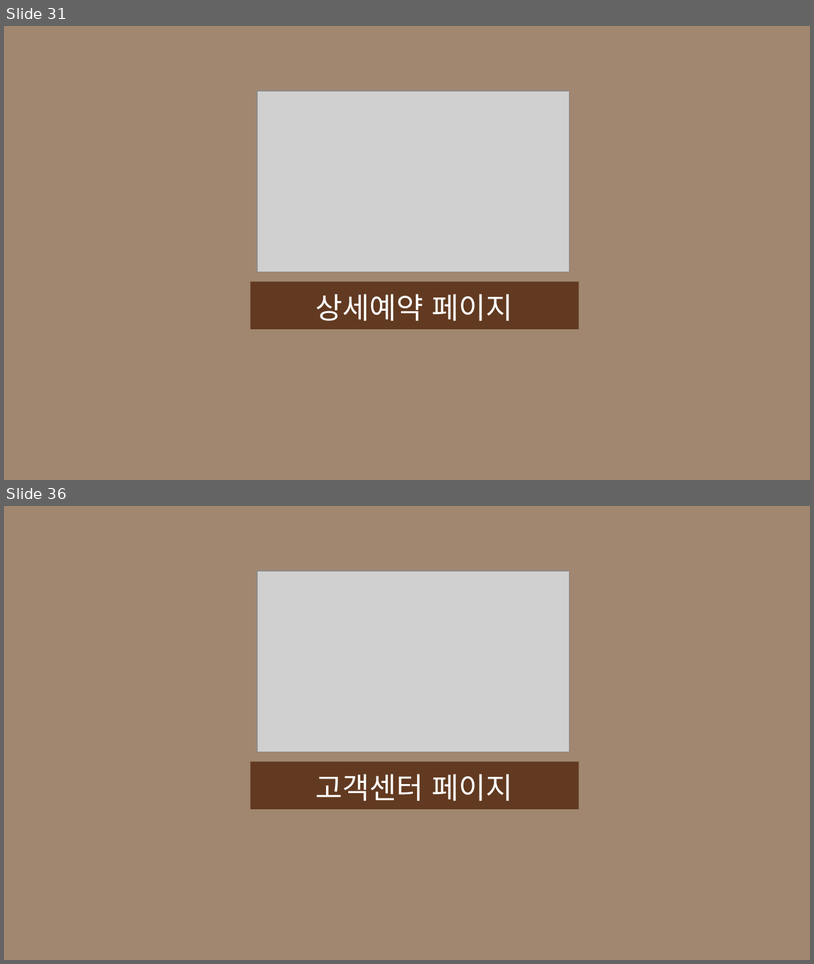
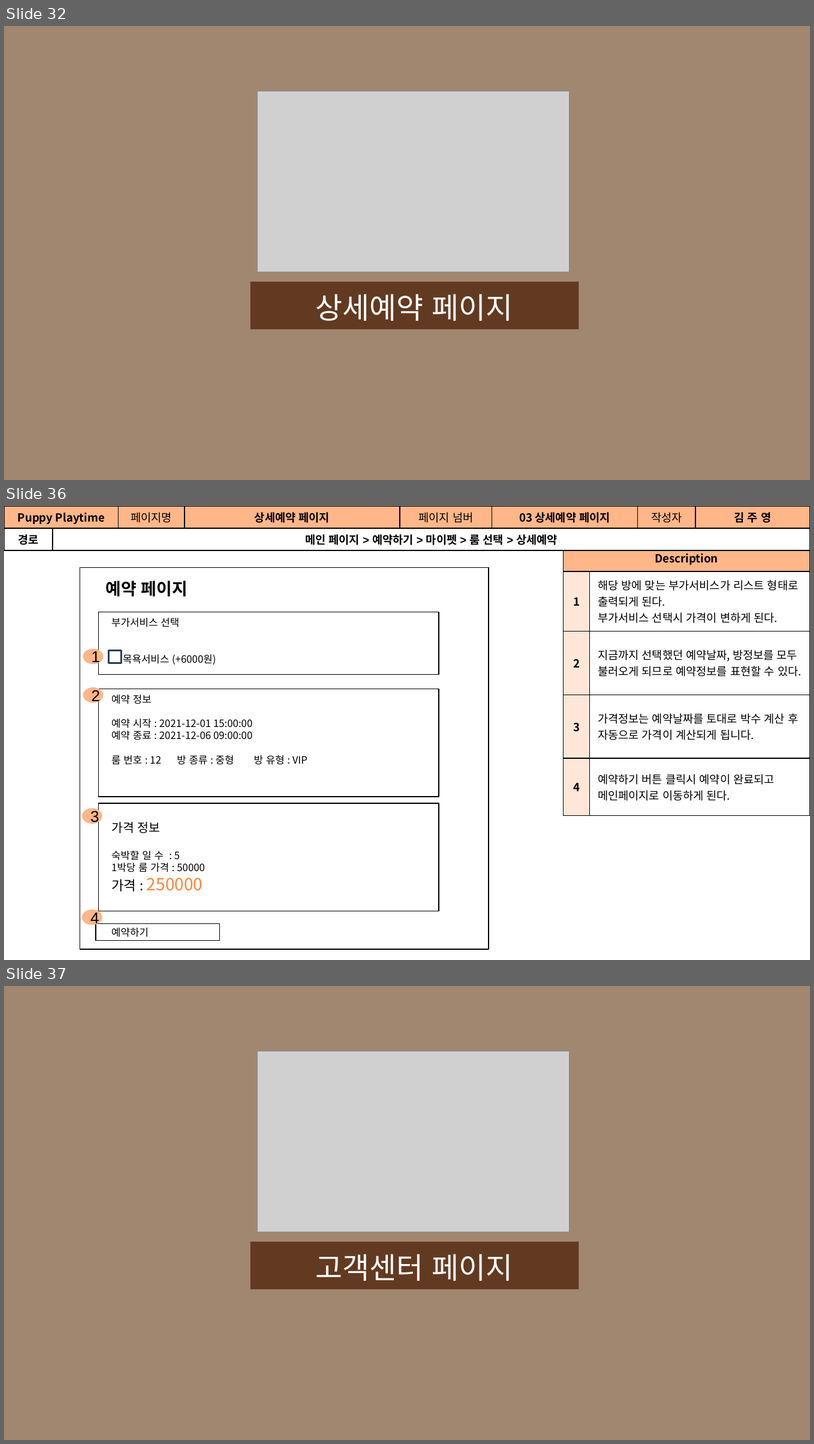
Before and after one commit to Jogging-Kim-Chaebak/PuppyPlaytime, a slide deck: 프로젝트 산출물/9. 스토리보드/Puppy Playtime 사용자 스토리보드.pptx. Shown one above the other, each under a label of ours: slides 31 and 36 before the commit, slides 32, 36 and 37 after it; the slides between them are not shown. The pictures are 814x964 and 814x1444 pixels, drawn with LibreOffice and Linux fonts; fonts in the diff are those of the drawing; grey boxes stand for pictures. Boxes give left, top, right and bottom in pixels: in the first picture for what was removed or moved away, otherwise in the second. Text is boxed around its words. In the diff, an @@ line names an element or a change of style, - is before the commit and + after.

```diff
--- a/프로젝트 산출물/9. 스토리보드/Puppy Playtime 사용자 스토리보드.pptx
+++ b/프로젝트 산출물/9. 스토리보드/Puppy Playtime 사용자 스토리보드.pptx
@@ slide 36 added at (4, 506, 810, 960), background #FFFFFF @@
@@ table added at (4, 506, 810, 547), 2 rows, 8 columns @@
+Puppy Playtime |  | 페이지명 | 상세예약 페이지 | 페이지 넘버 | 03 상세예약 페이지 | 작성자 | 김 주 영
+경로 | 메인 페이지 > 예약하기 > 마이펫 > 룸 선택 > 상세예약 |  |  |  |  |  | 
@@ text added at (12, 510, 129, 525), 10 pt, text #000000, bold @@
+공간(오피스) 대여 시스템
@@ table added at (563, 545, 810, 815), 5 rows, 2 columns @@
+Description | 
+1 | 해당 방에 맞는 부가서비스가 리스트 형태로 출력되게 된다. / 부가서비스 선택시 가격이 변하게 된다.
+2 | 지금까지 선택했던 예약날짜, 방정보를 모두 불러오게 되므로 예약정보를 표현할 수 있다.
+3 | 가격정보는 예약날짜를 토대로 박수 계산 후 자동으로 가격이 계산되게 됩니다.
+4 | 예약하기 버튼 클릭시 예약이 완료되고 메인페이지로 이동하게 된다.
@@ rectangle added at (80, 567, 489, 949), outline #000000 0.75 pt @@
@@ text added at (106, 580, 188, 597), 15 pt, text #000000, bold @@
+예약 페이지
@@ rectangle added at (98, 612, 438, 674), outline #000000 0.75 pt @@
@@ text added at (111, 618, 216, 664), 9 pt, text #000000 @@
+부가서비스 선택
+목욕서비스 (+6000원)
@@ ellipse added at (84, 649, 102, 663), fill #FFB689, outline #FFB689 2 pt, 14 pt, text #000000 @@
+1
@@ rectangle added at (109, 651, 122, 663), outline #27405E 1.5 pt @@
@@ ellipse added at (84, 688, 102, 701), fill #FFB689, outline #FFB689 2 pt, 14 pt, text #000000 @@
+2
@@ rectangle added at (98, 688, 438, 795), outline #000000 0.75 pt @@
@@ text added at (111, 694, 308, 765), 9 pt, text #000000 @@
+예약 정보
+예약 시작 : 2021-12-01 15:00:00
+예약 종료 : 2021-12-06 09:00:00
+룸 번호 : 12 방 종류 : 중형 방 유형 : VIP
@@ ellipse added at (83, 809, 101, 822), fill #FFB689, outline #FFB689 2 pt, 14 pt, text #000000 @@
+3
@@ rectangle added at (98, 803, 438, 910), outline #000000 0.75 pt @@
@@ text added at (111, 822, 205, 937), 9 pt, text #000000 @@
+가격 정보
+숙박할 일 수 : 5
+1박당 룸 가격 : 50000
+가격 : 250000
+예약하기
@@ ellipse added at (83, 910, 101, 923), fill #FFB689, outline #FFB689 2 pt, 14 pt, text #000000 @@
+4
@@ rectangle added at (96, 923, 220, 940), outline #000000 0.75 pt @@
@@ what was slide 31 is now slide 32 @@
@@ what was slide 36 is now slide 37 @@
```
Also in this commit, not shown: 5 slides changed, 5 other slides added, 5 slides removed, 9 other files.
